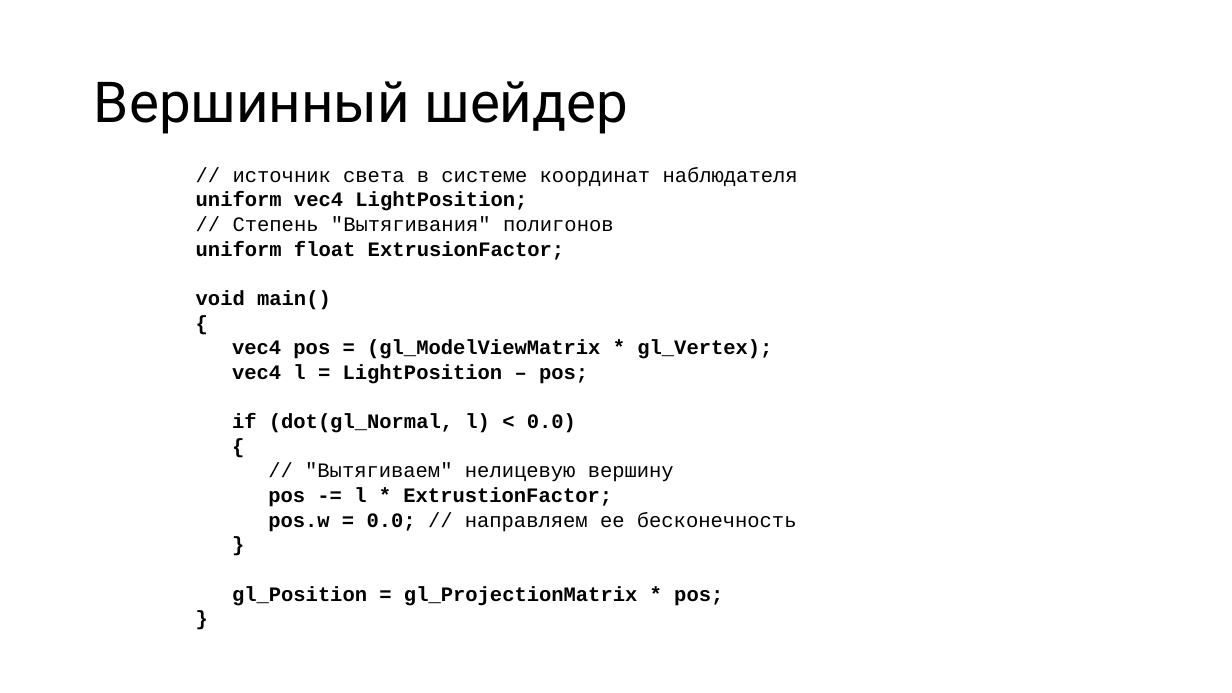
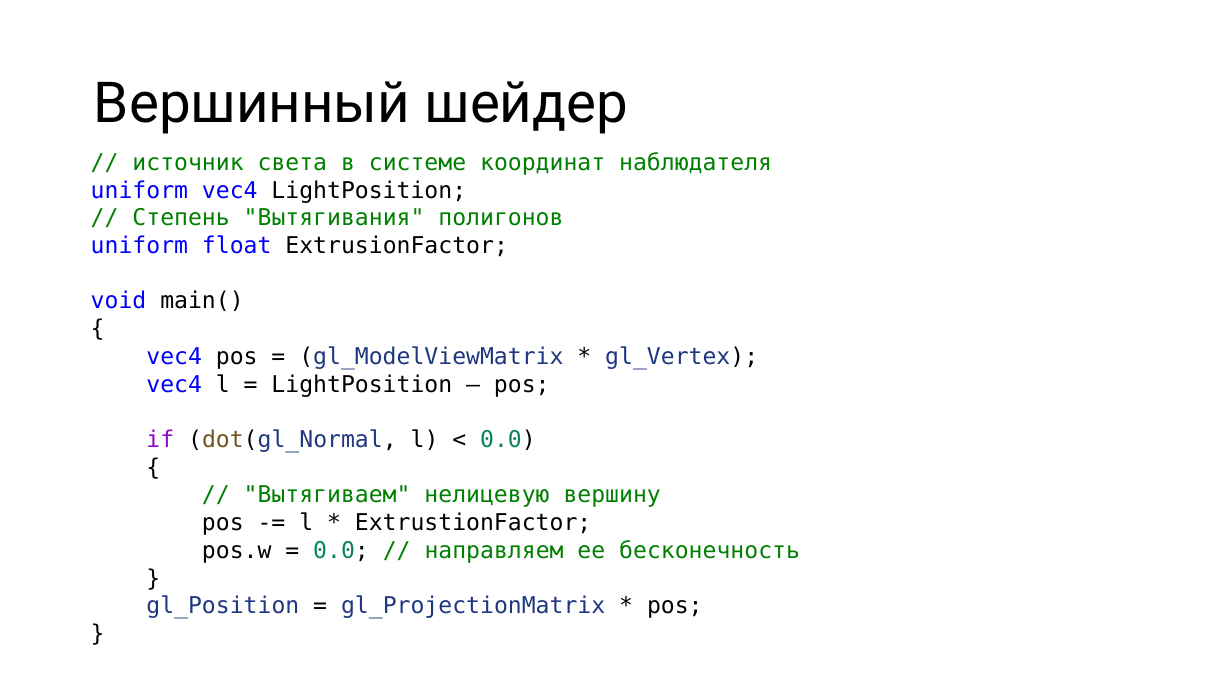
Before and after one commit to alexey-malov/cg-course, a slide deck: slide 34 of lectures/11 - Визуализация теней.pptx. Drawn at 1232x693 pixels with LibreOffice and Linux fonts; fonts in the diff are those of the drawing. Boxes give left, top, right and bottom in pixels: in the first picture for what was removed or moved away, otherwise in the second. Text is boxed around its words. In the diff, an @@ line names an element or a change of style, - is before the commit and + after.

```diff
--- a/lectures/11 - Визуализация теней.pptx
+++ b/lectures/11 - Визуализация теней.pptx
@@ text "// источник света в системе ...": place and size @@
-text "// источник света в системе ..." at [196, 167, 798, 606]
+text "// источник света в системе ..." at [91, 152, 800, 619]
@@ text "// источник света в системе ..." at [91, 152, 800, 619]: size 16 to 18 pt, font Courier New to DejaVu Sans Mono; text colour #000000 to #008000 in "// источник света в системе координат наблюдателя", "// Степень "Вытягивания" полигонов", "// "Вытягиваем" нелицевую вершину", "// направляем ее бесконечность"; text colour #000000 to #0000FF in "uniform vec4", "uniform float", "void", "vec4" and 1 more places; bold off in "uniform vec4 LightPosition;", "uniform float ExtrusionFactor;", "void main()", "{" and 9 more places; text colour #000000 to #1F377F in "(gl_ModelViewMatrix gl_Vertex);", "(dot(gl_Normal,", "gl_Position gl_ProjectionMatrix"; text colour #000000 to #8F08C4 in "if"; text colour #000000 to #74531F in "(dot(gl_Normal,"; text colour #000000 to #098658 in "0.0)", "0.0;" @@
```
Also in this commit, not shown: 2 other slides changed, 3 slides added, 17 other files.
